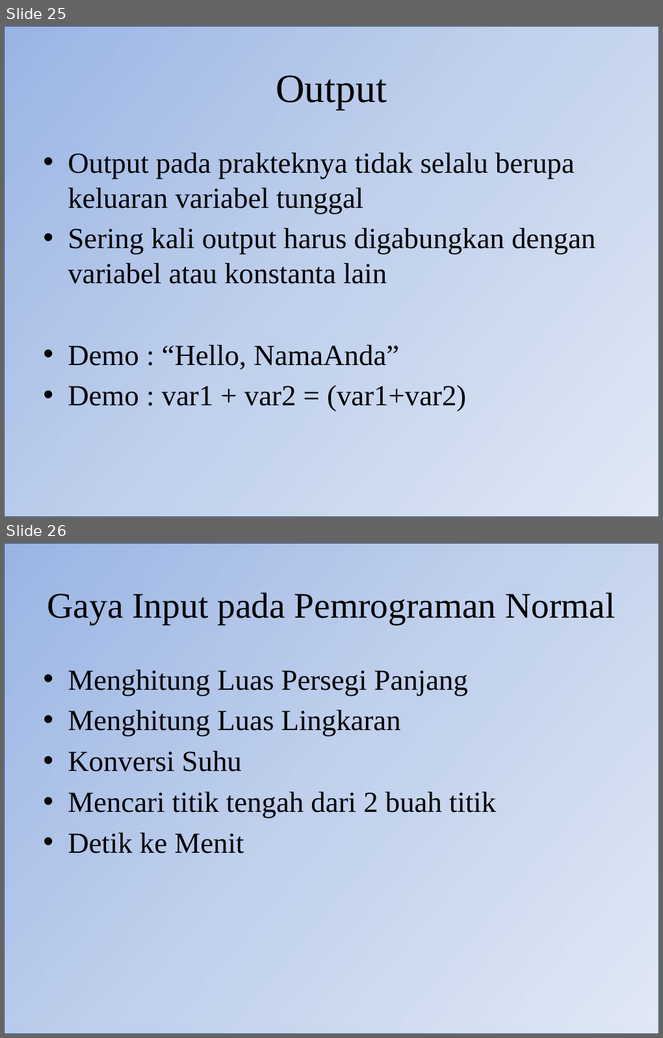
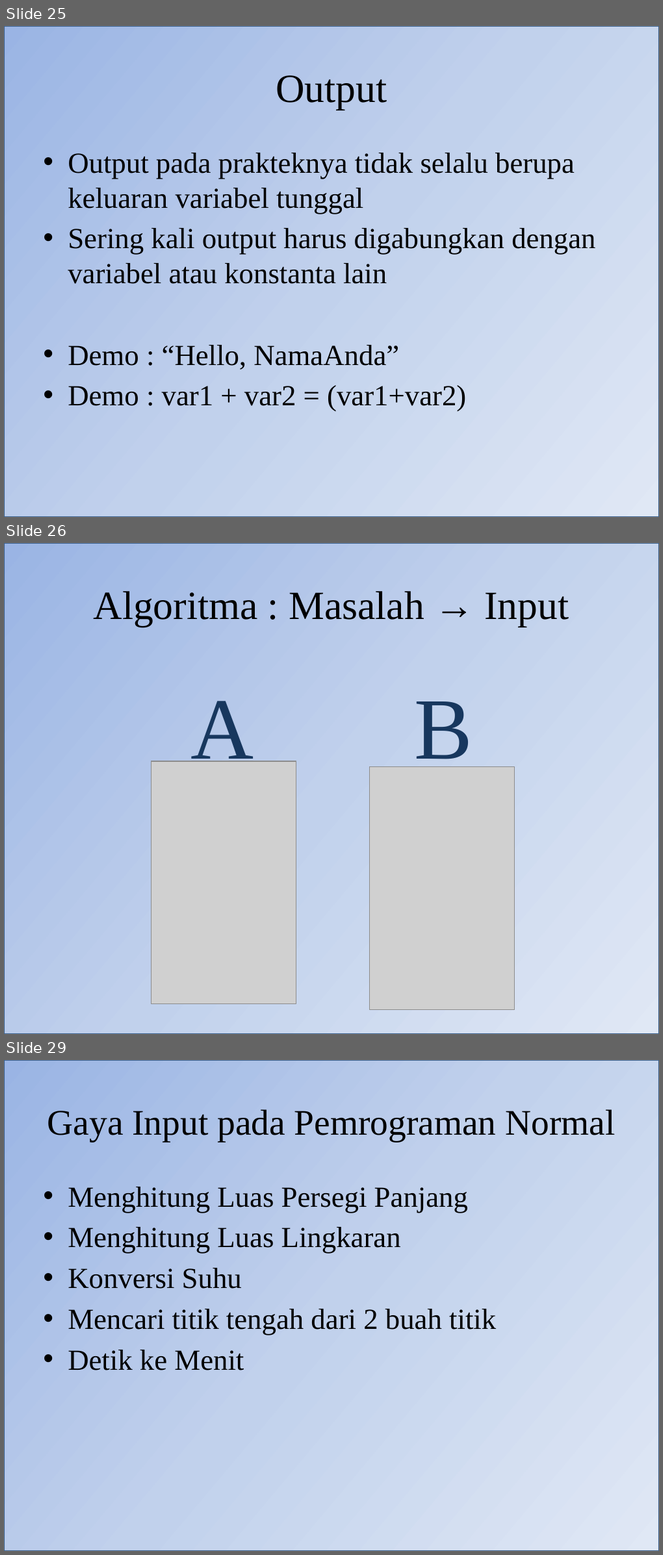
Before and after one commit to blodstone/Pengantar-Algoritma, a slide deck: Presentasi/Pertemuan 2 Pengenalan Algoritma.pptx. Shown one above the other, each under a label of ours: slides 25 and 26 before the commit, slides 25, 26 and 29 after it; the slides between them are not shown. The pictures are 663x1038 and 663x1555 pixels, drawn with LibreOffice and Linux fonts; fonts in the diff are those of the drawing; grey boxes stand for pictures. Boxes give left, top, right and bottom in pixels: in the first picture for what was removed or moved away, otherwise in the second. Text is boxed around its words. In the diff, an @@ line names an element or a change of style, - is before the commit and + after.

```diff
--- a/Presentasi/Pertemuan 2 Pengenalan Algoritma.pptx
+++ b/Presentasi/Pertemuan 2 Pengenalan Algoritma.pptx
@@ slide 26 added at (x1=4, y1=543, x2=659, y2=1034), background #FFFFFF; not listed: 1 template element that a slide beside it also shows @@
@@ title added at (x1=94, y1=591, x2=569, y2=627), 44 pt, text #000000 @@
+Algoritma : Masalah → Input
@@ group added at (x1=152, y1=701, x2=514, y2=1010): 2 pictures, 2 texts @@
+A
+B
@@ what was slide 26 is now slide 29 @@
```
Also in this commit, not shown: 5 slides changed, 2 other slides added, 1 other file.
